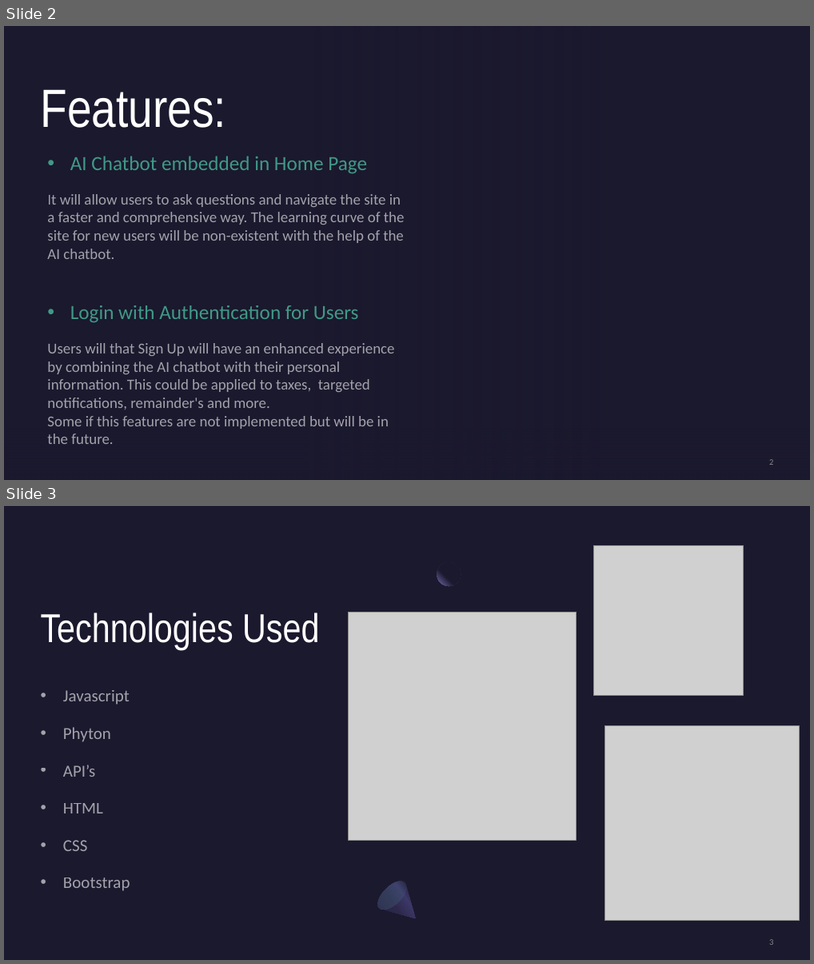
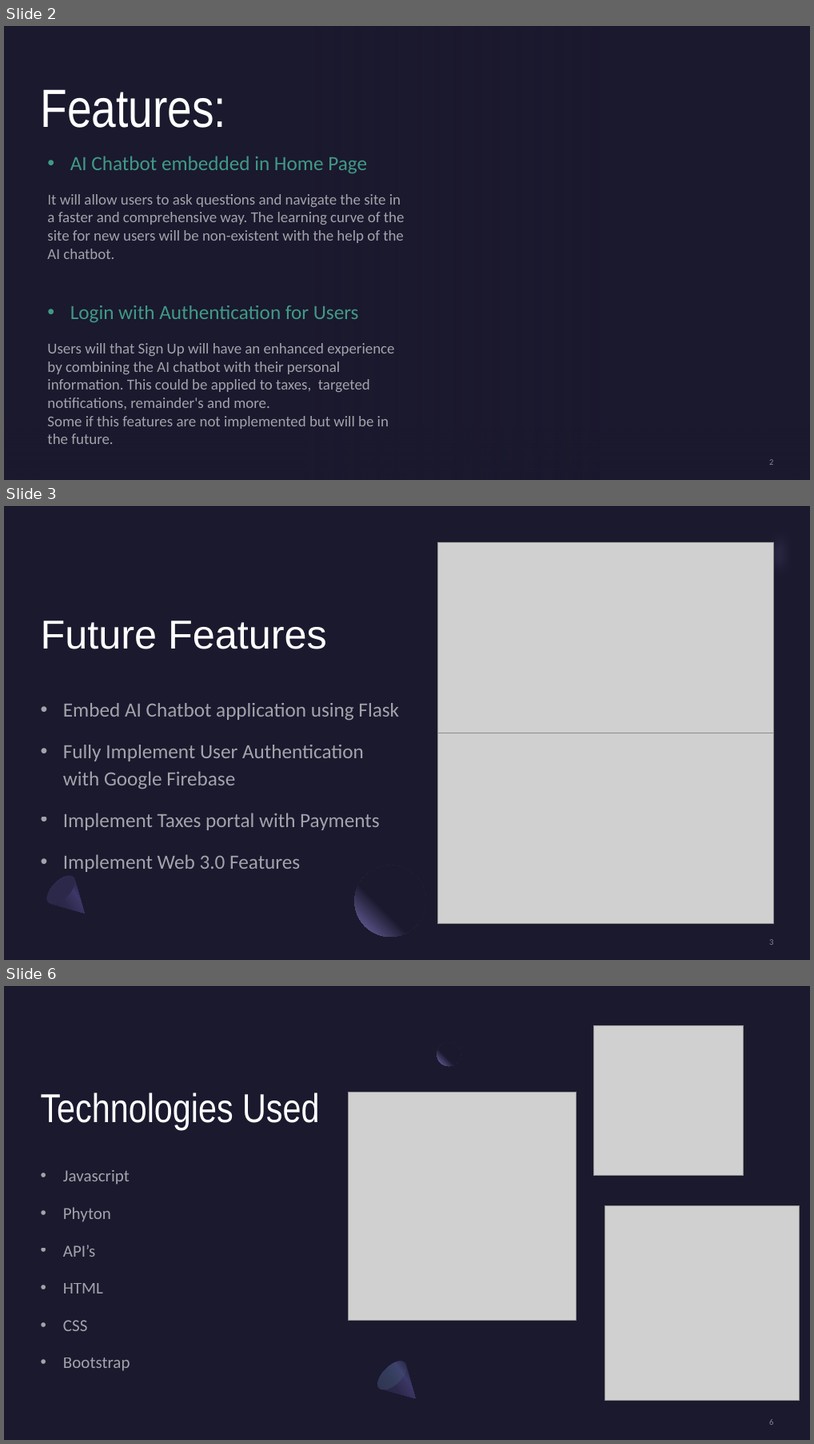
Before and after one commit to abdulfadel/Whosville-Web-Application-1, a slide deck: TENSOR IOT HACKATON.pptx. Shown one above the other, each under a label of ours: slides 2 and 3 before the commit, slides 2, 3 and 6 after it; the slides between them are not shown. The pictures are 814x964 and 814x1444 pixels, drawn with LibreOffice and Linux fonts; fonts in the diff are those of the drawing; grey boxes stand for pictures; background and template pictures are left out. Boxes give left, top, right and bottom in pixels: in the first picture for what was removed or moved away, otherwise in the second. Text is boxed around its words. In the diff, an @@ line names an element or a change of style, - is before the commit and + after.

```diff
--- a/TENSOR IOT HACKATON.pptx
+++ b/TENSOR IOT HACKATON.pptx
@@ slide 3 added at <box>4,506,810,960</box>, background #1B192E @@
@@ freeform shape added at <box>735,506,810,604</box>, fill #7771B2 at 40% opacity @@
@@ picture added at <box>438,542,774,733</box> @@
@@ ellipse added at <box>774,574,802,601</box>, fill #1B192E @@
@@ title added at <box>41,620,327,649</box>, 48 pt, text #FFFFFF @@
+Future Features
@@ subtitle added at <box>63,703,399,872</box>, 24 pt, text #FFFFFF at 60% opacity @@
+• Embed AI Chatbot application using Flask
+• Fully Implement User Authentication with Google Firebase
+• Implement Taxes portal with Payments
+• Implement Web 3.0 Features
@@ picture added at <box>438,733,774,924</box> @@
@@ ellipse added at <box>355,865,426,936</box>, fill gradient #1B192E to #7771B2 @@
@@ freeform shape added at <box>42,871,97,926</box>, fill gradient #2C284A to #3C3867 to #1B192E @@
@@ ellipse added at <box>42,871,81,909</box>, fill #2C284A @@
@@ page number added at <box>770,939,774,944</box>, 10 pt, text #A6A6A6 at 80% opacity @@
+3
@@ what was slide 3 is now slide 6 @@
```
Also in this commit, not shown: 1 slide changed, 2 other slides added.
